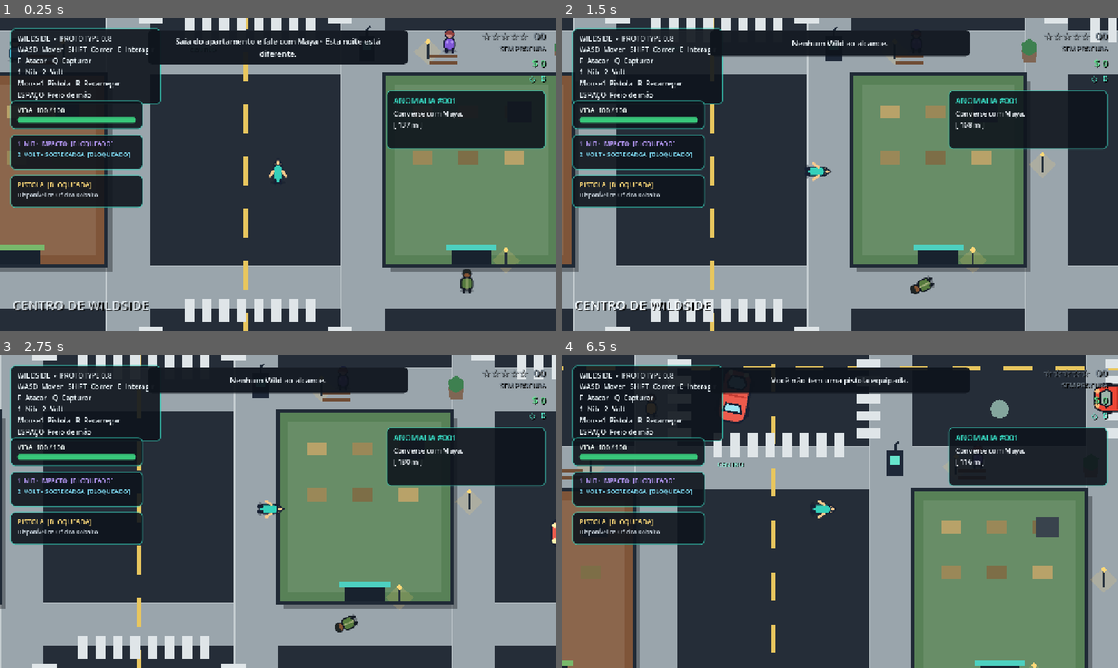
Above: before the commit, frames 1-4 (two rows, left to right).
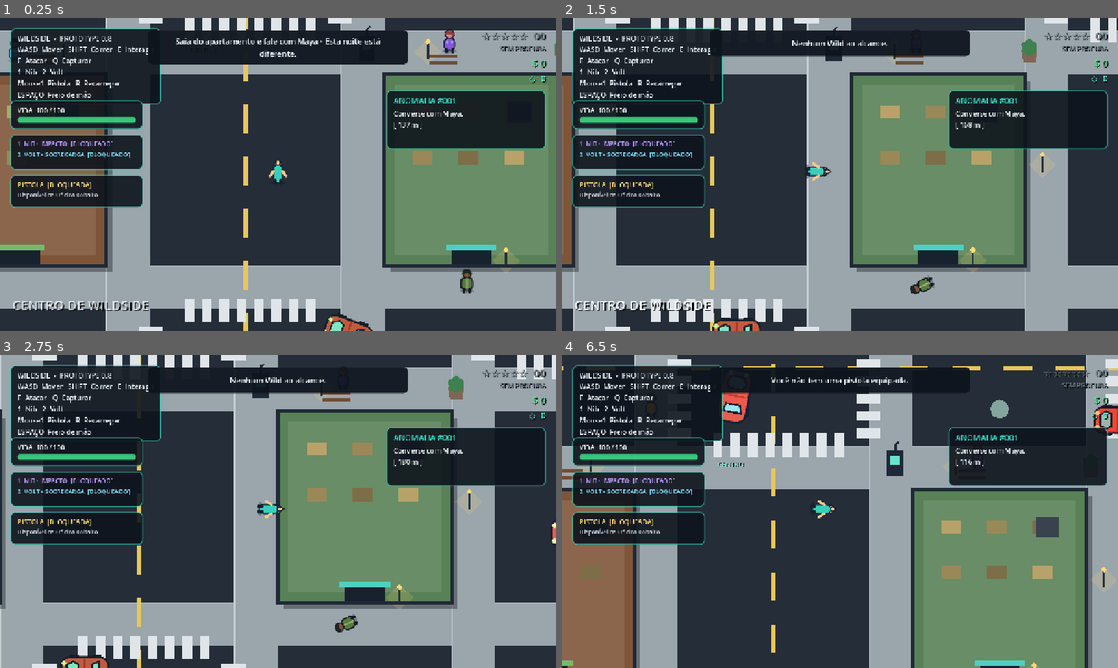
Above: after the commit, the same moments.

Repository: MiguelAlmeidaJ/Wildside
Game: Godot game, scene res://main.tscn
The game is run twice, just before and just after one commit, with the same random seed, the same clock (stepped at 60 frames per second) and the same inputs.
Inputs (mouse positions are in pixels of both pictures, inside the frame that each line leads up to):
- Up to frame 1 (0.25 s): no input
- Up to frame 2 (1.5 s): move the mouse to (962, 158) at 0.52 s; hold D (move_right) 0.53-1.28 s; hold F (attack) 0.53-1.28 s; click (962, 158) at 0.67 s; move the mouse to (728, 190) at 1.27 s; hold Space (brake) from 1.28 s (still down); tap Q (capture) at 1.35 s
- Up to frame 3 (2.75 s): move the mouse to (333, 442) at 2.02 s; release Space (brake) at 2.03 s; hold D (move_right) from 2.03 s (still down); hold E (interact) from 2.03 s (still down)
- Up to frame 4 (6.5 s): move the mouse to (812, 574) at 2.77 s; release D (move_right) at 2.78 s; release E (interact) at 2.78 s; hold W (move_up) 2.78-3.53 s; tap Shift (run) at 2.85 s; click (812, 574) at 2.92 s; move the mouse to (1006, 558) at 3.52 s; press the mouse at (1006, 558) at 3.53 s; hold A (move_left) 3.53-5.03 s; move the mouse to (673, 464) at 4.27 s; release the mouse at (673, 464) at 4.28 s; tap 1 (wild_nib) at 4.35 s; move the mouse to (867, 511) at 5.02 s; hold Space (brake) 5.03-5.78 s; hold 2 (wild_volt) 5.03-5.78 s; click (867, 511) at 5.17 s; move the mouse to (756, 433) at 5.77 s; hold D (move_right) from 5.78 s (still down); tap F (attack) at 5.85 s

The runs differ from the first frame. In frame 1, 0.3% of the frame differs, in the area x 58-67%, y 94-100%; in frame 2, 0.2%; in frame 3, 0.2%; in frame 4, 0.5%, in the area x 95-100%, y 8-26%.

Commit message:
Route civilian traffic around parked vehicles

Diff:
--- a/scripts/vehicles/traffic_car.gd
+++ b/scripts/vehicles/traffic_car.gd
@@ -44,24 +44,24 @@
 	match id:
 		0:
 			return [
-				Vector2(-1650, -70), Vector2(-250, -70), Vector2(250, -70),
-				Vector2(1650, -70), Vector2(1650, 70), Vector2(250, 70),
-				Vector2(-250, 70), Vector2(-1650, 70)
+				Vector2(-1650, -80), Vector2(-250, -80), Vector2(250, -80),
+				Vector2(1650, -80), Vector2(1650, 120), Vector2(250, 120),
+				Vector2(-250, 120), Vector2(-1650, 120)
 			]
 		1:
 			return [
-				Vector2(1650, 930), Vector2(250, 930), Vector2(-250, 930),
-				Vector2(-1650, 930), Vector2(-1650, 1070), Vector2(-250, 1070),
-				Vector2(250, 1070), Vector2(1650, 1070)
+				Vector2(1650, 875), Vector2(250, 875), Vector2(-250, 875),
+				Vector2(-1650, 875), Vector2(-1650, 1125), Vector2(-250, 1125),
+				Vector2(250, 1125), Vector2(1650, 1125)
 			]
 		2:
 			return [
-				Vector2(-1080, -820), Vector2(-1080, 760), Vector2(-1080, 1660),
-				Vector2(-940, 1660), Vector2(-940, 760), Vector2(-940, -820)
+				Vector2(-1120, -820), Vector2(-1120, 760), Vector2(-1120, 1660),
+				Vector2(-880, 1660), Vector2(-880, 760), Vector2(-880, -820)
 			]
 		3:
 			return [
-				Vector2(940, 1660), Vector2(940, 760), Vector2(940, -820),
-				Vector2(1080, -820), Vector2(1080, 760), Vector2(1080, 1660)
+				Vector2(870, 1660), Vector2(870, 760), Vector2(870, -820),
+				Vector2(1150, -820), Vector2(1150, 760), Vector2(1150, 1660)
 			]
 	return []
